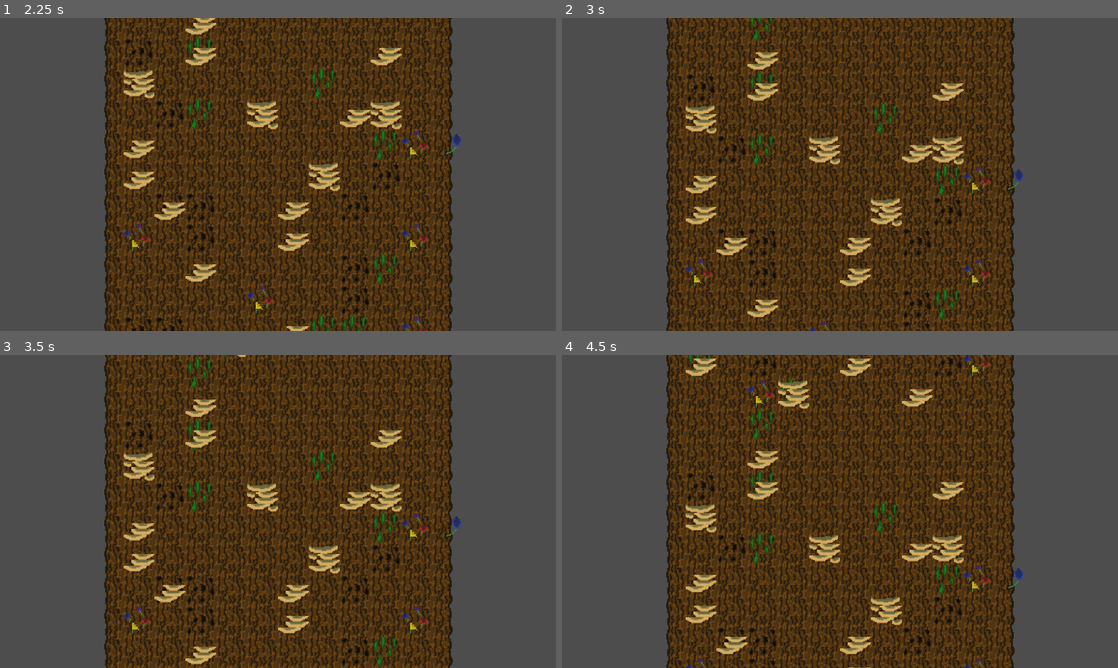
Above: before the commit, frames 1-4 (two rows, left to right).
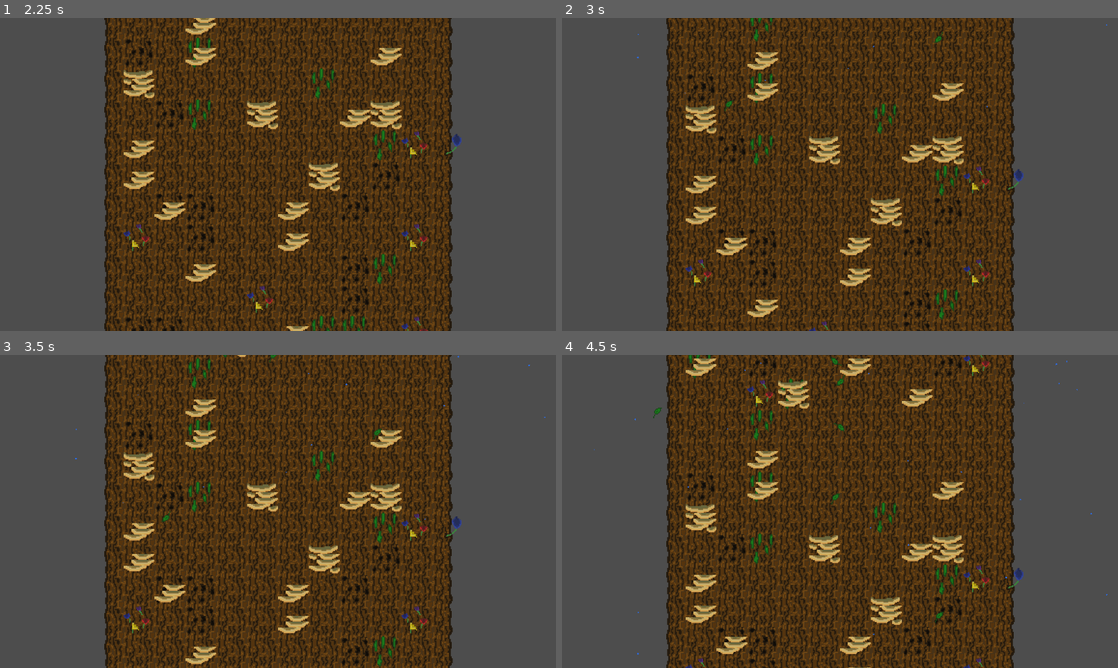
Above: after the commit, the same moments.

Repository: Team-Goose/brackeys-12-game-jam
Game: Godot game, scene res://game.tscn
The game is run twice, just before and just after one commit, with the same random seed, the same clock (stepped at 60 frames per second) and the same inputs.
Inputs (mouse positions are in pixels of both pictures, inside the frame that each line leads up to):
- Up to frame 1 (2.25 s): click "Play!" at 0.5 s; tap Enter at 1.25 s; move the mouse to (105, 315) at 1.27 s; press the mouse at (105, 315) at 1.28 s; hold Right (right) 1.28-2.03 s; tap Space at 2 s; move the mouse to (105, 284) at 2.02 s; release the mouse at (105, 284) at 2.03 s; hold Left (left) from 2.03 s (still down); right-click (105, 284) at 2.1 s; click (105, 284) at 2.17 s
- Up to frame 2 (3 s): move the mouse to (667, 284) at 2.77 s; release Left (left) at 2.78 s; press the mouse at (667, 284) at 2.78 s; hold Right (right) from 2.78 s (still down)
- Up to frame 3 (3.5 s): keep holding Right (right)
- Up to frame 4 (4.5 s): move the mouse to (667, 621) at 3.52 s; release the mouse at (667, 621) at 3.53 s; right-click (667, 621) at 3.6 s; click (667, 621) at 3.67 s; move the mouse to (667, 621) at 4.27 s; release Right (right) at 4.28 s; press the mouse at (667, 621) at 4.28 s; hold Left (left) from 4.28 s (still down)

Frame 1 is identical in both runs. In frame 2, less than 0.1% of the frame differs, in the area x 13-99%, y 2-30%; in frame 3, less than 0.1%; in frame 4, 0.2%, in the area x 5-99%, y 0-96%.

Commit message:
moved wind to scene and added particles to storm

Diff:
--- a/game.gd
+++ b/game.gd
@@ -2,10 +2,12 @@
 
 func _ready() -> void:
 	%TreeHoldMapper.visible = false
+	%Storm.visible = false
 
 func _input(event: InputEvent) -> void:
 	if event.is_action_pressed("esc"):
 		%TreeHoldMapper.visible = false
+		%Storm.visible = false
 		%MainMenu.visible = true
 
 func _on_cell_l_clicked(cell: TreeCell):
@@ -23,6 +25,7 @@
 func _on_main_menu_play_pressed() -> void:
 	%MainMenu.visible = false
 	%TreeHoldMapper.visible = true
+	%Storm.visible = true
 
 func _on_main_menu_options_pressed() -> void:
 	print("options pressed") # TODO
--- a/game.tscn
+++ b/game.tscn
@@ -1,8 +1,8 @@
 [gd_scene load_steps=5 format=3 uid="uid://dm4ge2oi5gmkp"]
 
-[ext_resource type="Script" path="res://scripts/wind.gd" id="1_2yvb3"]
 [ext_resource type="PackedScene" uid="uid://cmfpfrh6sjf03" path="res://scenes/tree_hold_mapper.tscn" id="1_o80iv"]
 [ext_resource type="Script" path="res://game.gd" id="1_vwq8j"]
+[ext_resource type="PackedScene" uid="uid://cogdeqoykfmnr" path="res://scenes/storm.tscn" id="3_t2nhj"]
 [ext_resource type="PackedScene" uid="uid://dq2mf370b64nx" path="res://scenes/main_menu.tscn" id="4_ogkj4"]
 
 [node name="Game" type="Node"]
@@ -11,9 +11,8 @@
 [node name="TreeHoldMapper" parent="." instance=ExtResource("1_o80iv")]
 unique_name_in_owner = true
 
-[node name="Wind" type="Node" parent="."]
+[node name="Storm" parent="." instance=ExtResource("3_t2nhj")]
 unique_name_in_owner = true
-script = ExtResource("1_2yvb3")
 
 [node name="MainMenu" parent="." instance=ExtResource("4_ogkj4")]
 unique_name_in_owner = true
--- a/scenes/rain_particles.tscn
+++ b/scenes/rain_particles.tscn
@@ -9,7 +9,7 @@
 amount = 50
 lifetime = 6.0
 emission_shape = 3
-emission_rect_extents = Vector2(800, 1)
+emission_rect_extents = Vector2(661, 1)
 gravity = Vector2(0, 100)
 angular_velocity_min = -100.0
 angular_velocity_max = 100.0
--- /dev/null
+++ b/scenes/storm.tscn
@@ -0,0 +1,21 @@
+[gd_scene load_steps=4 format=3 uid="uid://cogdeqoykfmnr"]
+
+[ext_resource type="Script" path="res://scripts/storm.gd" id="1_f32pk"]
+[ext_resource type="PackedScene" uid="uid://bsiiituya3btt" path="res://scenes/rain_particles.tscn" id="2_m0l1n"]
+[ext_resource type="PackedScene" uid="uid://cwlggerxpgctb" path="res://scenes/swirling_leaf_particles.tscn" id="3_ysxc0"]
+
+[node name="Storm" type="Node2D"]
+z_index = 5
+script = ExtResource("1_f32pk")
+
+[node name="ParticlePivot" type="Node2D" parent="."]
+unique_name_in_owner = true
+position = Vector2(576, 648)
+
+[node name="RainParticles" parent="ParticlePivot" instance=ExtResource("2_m0l1n")]
+unique_name_in_owner = true
+position = Vector2(0, -867)
+
+[node name="SwirlingLeafParticles" parent="ParticlePivot" instance=ExtResource("3_ysxc0")]
+unique_name_in_owner = true
+position = Vector2(0, -867)
--- a/scenes/swirling_leaf_particles.tscn
+++ b/scenes/swirling_leaf_particles.tscn
@@ -11,71 +11,23 @@
 
 [sub_resource type="ParticleProcessMaterial" id="ParticleProcessMaterial_8q5np"]
 particle_flag_disable_z = true
+emission_shape = 3
+emission_box_extents = Vector3(661, 1, 1)
 gravity = Vector3(0, 98, 0)
+scale_min = 2.0
+scale_max = 2.0
 anim_speed_min = 6.0
 anim_speed_max = 6.0
 
 [node name="SwirlingLeafParticles" type="Node2D"]
 script = ExtResource("1_dgqdl")
 
-[node name="SwirlingLeafGPUParticle" type="GPUParticles2D" parent="."]
-texture_filter = 1
-material = SubResource("CanvasItemMaterial_clhbd")
-position = Vector2(-300, 0)
-amount = 4
-process_material = SubResource("ParticleProcessMaterial_8q5np")
-texture = ExtResource("1_yijy0")
-lifetime = 6.0
-
-[node name="SwirlingLeafGPUParticle2" type="GPUParticles2D" parent="."]
-texture_filter = 1
-material = SubResource("CanvasItemMaterial_clhbd")
-position = Vector2(-200, 0)
-amount = 4
-process_material = SubResource("ParticleProcessMaterial_8q5np")
-texture = ExtResource("1_yijy0")
-lifetime = 6.0
-
-[node name="SwirlingLeafGPUParticle3" type="GPUParticles2D" parent="."]
-texture_filter = 1
-material = SubResource("CanvasItemMaterial_clhbd")
-position = Vector2(-100, 0)
-amount = 4
-process_material = SubResource("ParticleProcessMaterial_8q5np")
-texture = ExtResource("1_yijy0")
-lifetime = 6.0
-
-[node name="SwirlingLeafGPUParticle4" type="GPUParticles2D" parent="."]
+[node name="SwirlingLeafGPUParticles" type="GPUParticles2D" parent="."]
 texture_filter = 1
 material = SubResource("CanvasItemMaterial_clhbd")
 amount = 4
 process_material = SubResource("ParticleProcessMaterial_8q5np")
 texture = ExtResource("1_yijy0")
 lifetime = 6.0
-
-[node name="SwirlingLeafGPUParticle5" type="GPUParticles2D" parent="."]
-texture_filter = 1
-material = SubResource("CanvasItemMaterial_clhbd")
-position = Vector2(100, 0)
-amount = 4
-process_material = SubResource("ParticleProcessMaterial_8q5np")
-texture = ExtResource("1_yijy0")
-lifetime = 6.0
-
-[node name="SwirlingLeafGPUParticle6" type="GPUParticles2D" parent="."]
-texture_filter = 1
-material = SubResource("CanvasItemMaterial_clhbd")
-position = Vector2(200, 0)
-amount = 4
-process_material = SubResource("ParticleProcessMaterial_8q5np")
-texture = ExtResource("1_yijy0")
-lifetime = 6.0
-
-[node name="SwirlingLeafGPUParticle7" type="GPUParticles2D" parent="."]
-texture_filter = 1
-material = SubResource("CanvasItemMaterial_clhbd")
-position = Vector2(300, 0)
-amount = 4
-process_material = SubResource("ParticleProcessMaterial_8q5np")
-texture = ExtResource("1_yijy0")
-lifetime = 6.0
+randomness = 1.0
+visibility_rect = Rect2(-100, -100, 200, 600)
--- a/scripts/rain_particles.gd
+++ b/scripts/rain_particles.gd
@@ -1,10 +1,16 @@
 class_name RainParticles extends Node2D
 
-func intensity_drizzle():
-	pass
+func intensity_off() -> void:
+	$RainCPUParticle.emitting = false
 
-func intensity_rain():
-	pass
+func intensity_drizzle() -> void:
+	$RainCPUParticle.emitting = true
+	$RainCPUParticle.amount = 50
 
-func intensity_downpour():
-	pass
+func intensity_rain() -> void:
+	$RainCPUParticle.emitting = true
+	$RainCPUParticle.amount = 300
+
+func intensity_downpour() -> void:
+	$RainCPUParticle.emitting = true
+	$RainCPUParticle.amount = 1000
--- a/scripts/wind.gd
+++ b/scripts/storm.gd
@@ -1,11 +1,13 @@
-class_name Wind extends Node
+class_name Wind extends Node2D
 
 var time_start = 0
 var wind = Vector2.ZERO
 
 # Called when the node enters the scene tree for the first time.
 func _ready():
-	time_start = Time.get_ticks_msec()
+	time_start = Time.get_ticks_msec() / 1000.0
+	%RainParticles.intensity_drizzle()
+	%SwirlingLeafParticles.intensity_calm()
 
 func _physics_process(delta: float) -> void:
 	var time_now = Time.get_ticks_msec() / 1000.0
--- a/scripts/swirling_leaf_particles.gd
+++ b/scripts/swirling_leaf_particles.gd
@@ -1,10 +1,15 @@
 extends Node2D
 
-func intensity_calm():
-	pass
+func intensity_off() -> void:
+	$SwirlingLeafGPUParticles.emitting = false
 
-func intensity_woosh():
-	pass
+func intensity_calm() -> void:
+	$SwirlingLeafGPUParticles.emitting = true
+	$SwirlingLeafGPUParticles.amount = 10
 
-func intensity_turbulent():
-	pass
+func intensity_woosh() -> void:
+	$SwirlingLeafGPUParticles.emitting = true
+	$SwirlingLeafGPUParticles.amount = 25
+func intensity_turbulent() -> void:
+	$SwirlingLeafGPUParticles.emitting = true
+	$SwirlingLeafGPUParticles.amount = 50
